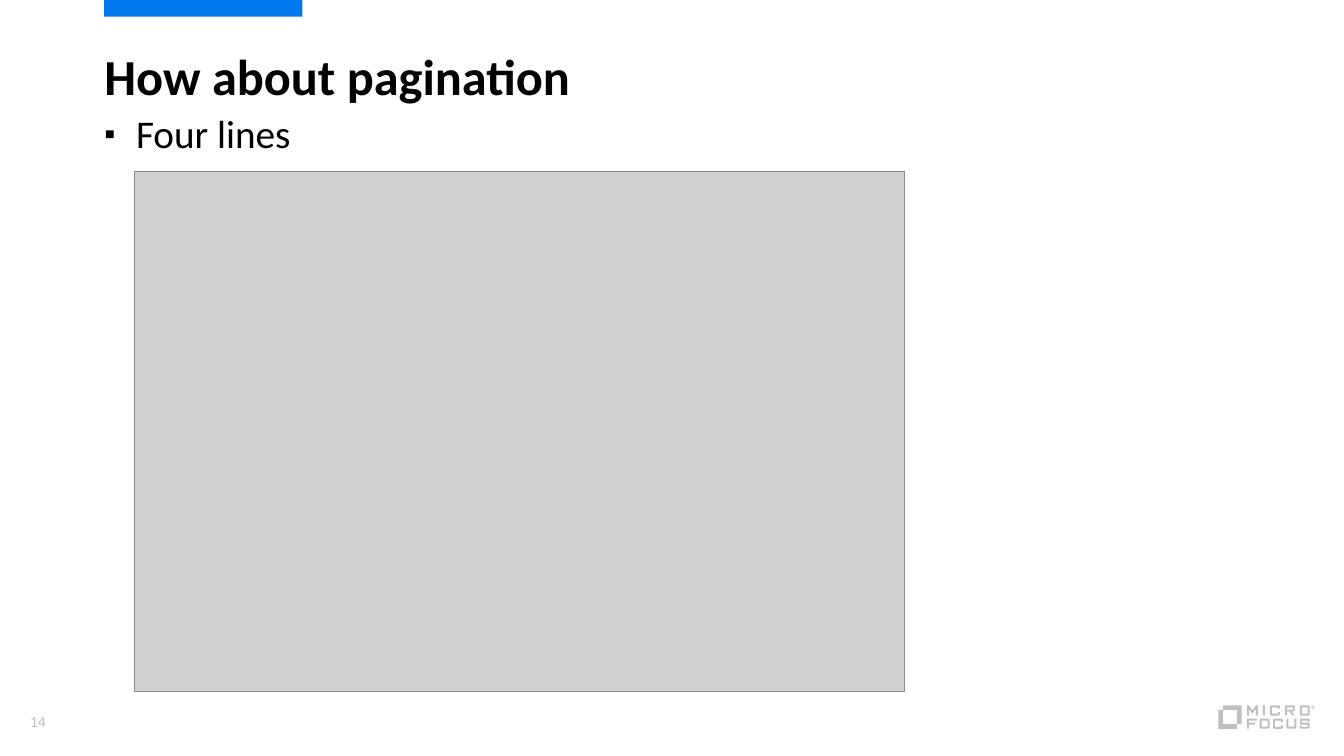
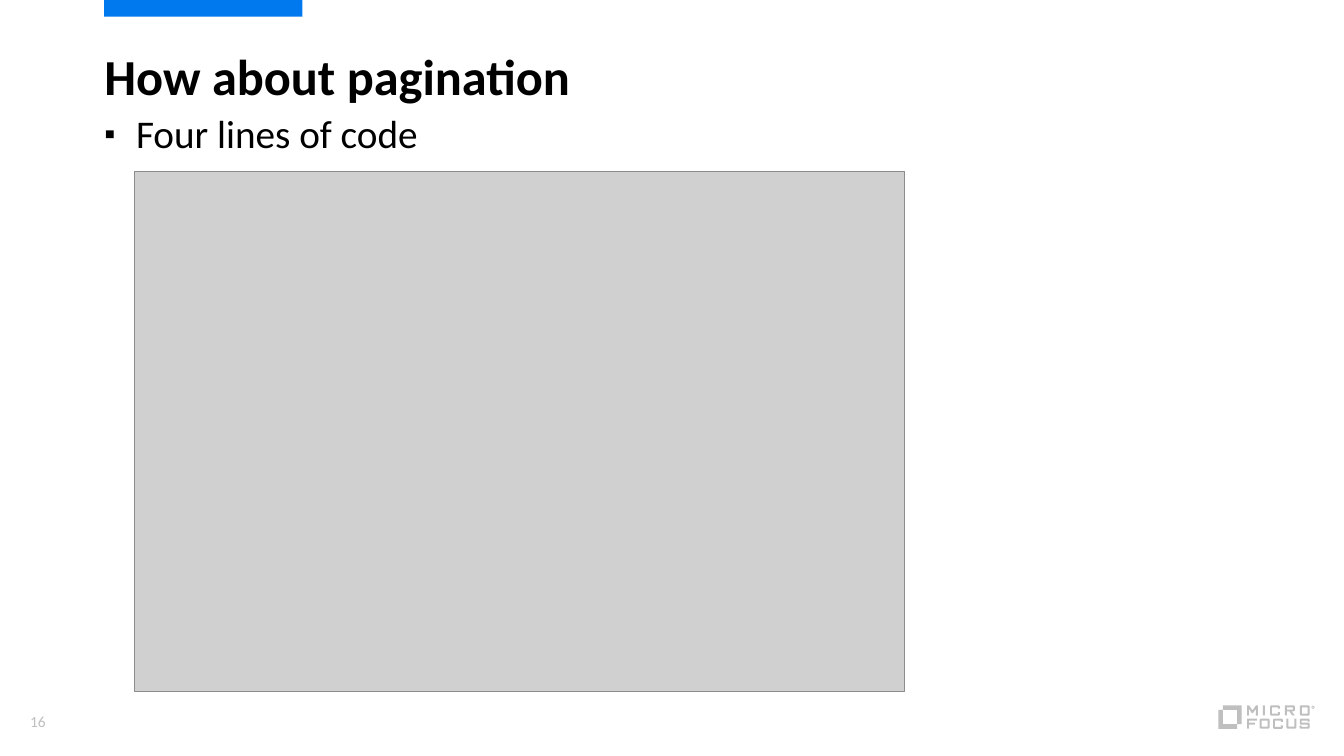
Before and after one commit to qiaoxun/django-springboot-compare, a slide deck: slide 16 of Django1.pptx (slide 14 before the commit). Drawn at 1344x756 pixels with LibreOffice and Linux fonts; fonts in the diff are those of the drawing; grey boxes stand for pictures. Boxes give left, top, right and bottom in pixels: in the first picture for what was removed or moved away, otherwise in the second. Text is boxed around its words. In the diff, an @@ line names an element or a change of style, - is before the commit and + after.

```diff
--- a/Django1.pptx
+++ b/Django1.pptx
@@ text at (136,120,418,149): text changed @@
-▪ Four lines
+▪ Four lines of code
@@ page number at (30,717,46,727): text changed @@
-14
+16
```
Also in this commit, not shown: 4 other slides changed, 4 slides added, 1 slide removed, 1 other file.
